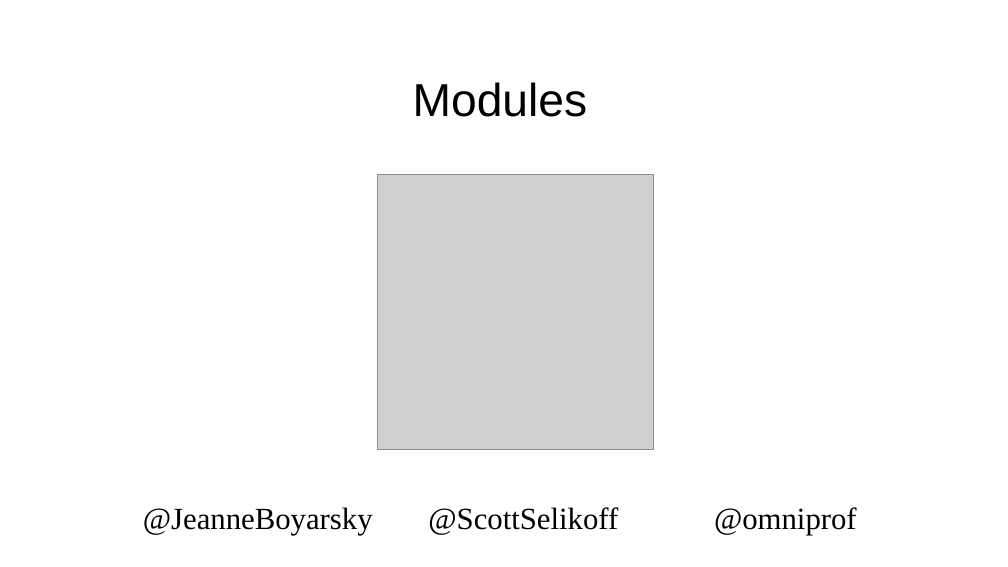
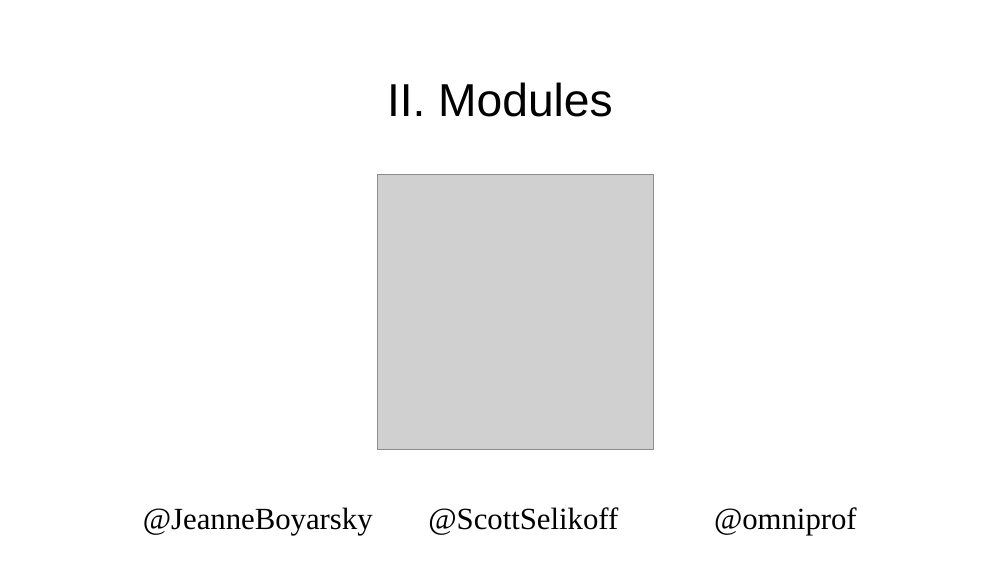
Before and after one commit to boyarsky/2019-oraclecodeone-cert-hol, a slide deck: slide 13 of 2019-OracleCodeOne-HOL.pptx. Drawn at 1008x567 pixels with LibreOffice and Linux fonts; fonts in the diff are those of the drawing; grey boxes stand for pictures; background and template pictures are left out. Boxes give left, top, right and bottom in pixels: in the first picture for what was removed or moved away, otherwise in the second. Text is boxed around its words. In the diff, an @@ line names an element or a change of style, - is before the commit and + after.

```diff
--- a/2019-OracleCodeOne-HOL.pptx
+++ b/2019-OracleCodeOne-HOL.pptx
@@ title at [387,82,613,117]: text changed @@
-Modules
+II. Modules
```
Also in this commit, not shown: 7 other slides changed.
